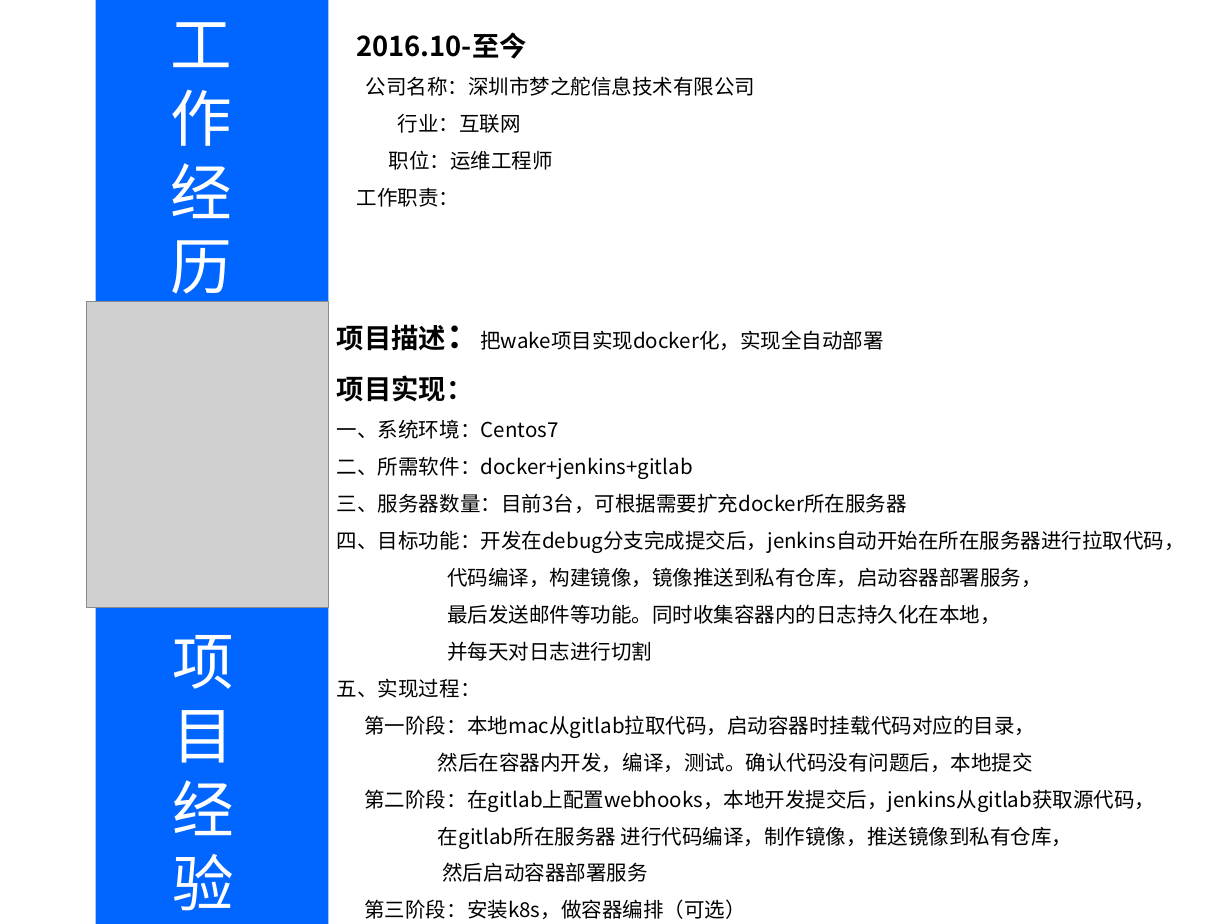
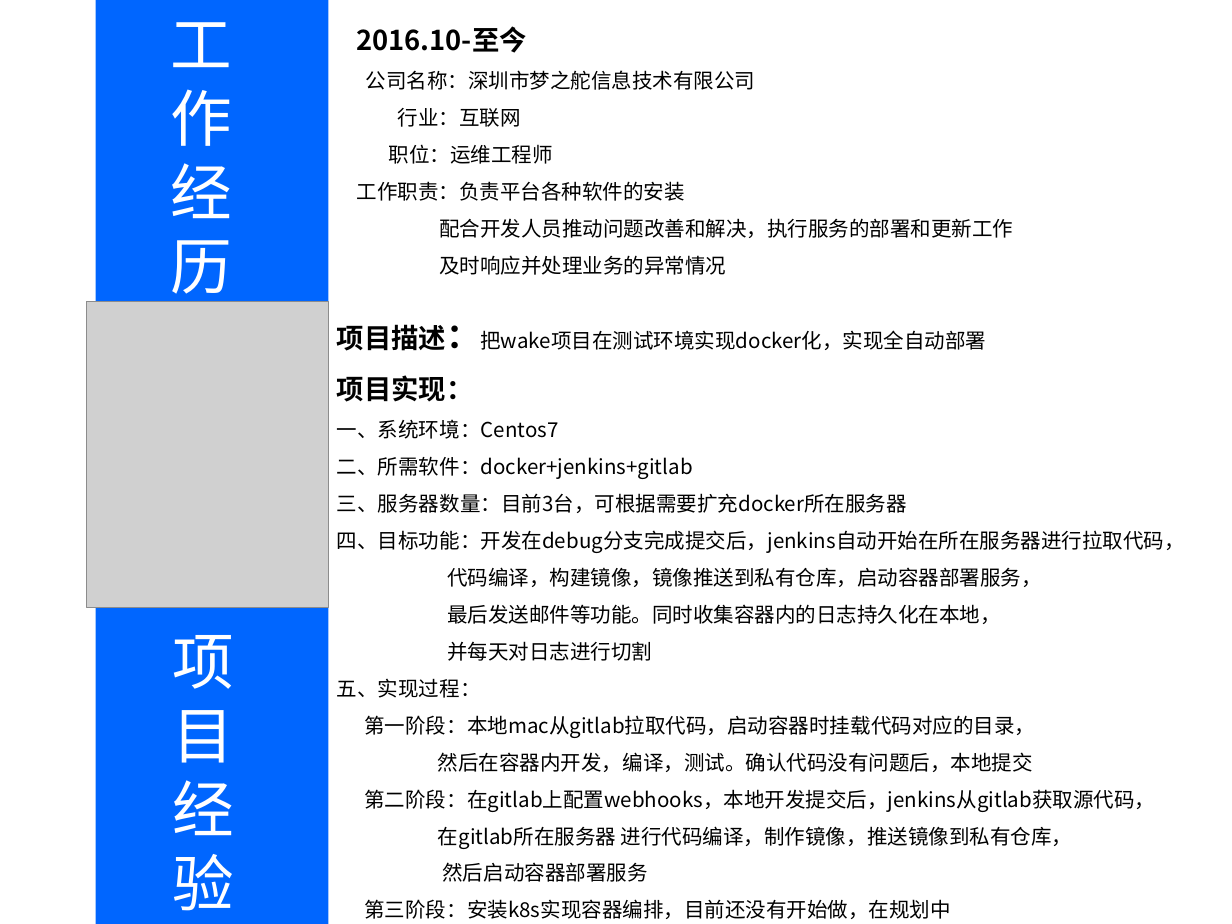
Before and after one commit to 641025266/resume, a slide deck: slide 2 of linux运维工程师-陈浩-重庆大学.ppt. Drawn at 1232x924 pixels with LibreOffice and Linux fonts; fonts in the diff are those of the drawing; grey boxes stand for pictures. Boxes give left, top, right and bottom in pixels: in the first picture for what was removed or moved away, otherwise in the second. Text is boxed around its words. In the diff, an @@ line names an element or a change of style, - is before the commit and + after.

```diff
--- a/linux运维工程师-陈浩-重庆大学.ppt
+++ b/linux运维工程师-陈浩-重庆大学.ppt
@@ text at bbox=[357, 181, 1013, 275]: text changed @@
-工作职责：
+工作职责：负责平台各种软件的安装
+配合开发人员推动问题改善和解决，执行服务的部署和更新工作
+及时响应并处理业务的异常情况
@@ text at bbox=[337, 324, 986, 351]: text changed @@
-项目描述：把wake项目实现docker化，实现全自动部署
+项目描述：把wake项目在测试环境实现docker化，实现全自动部署
@@ text at bbox=[364, 899, 950, 919]: text changed @@
-第三阶段：安装k8s，做容器编排（可选）
+第三阶段：安装k8s实现容器编排，目前还没有开始做，在规划中
```
Also in this commit, not shown: 2 other slides changed.
